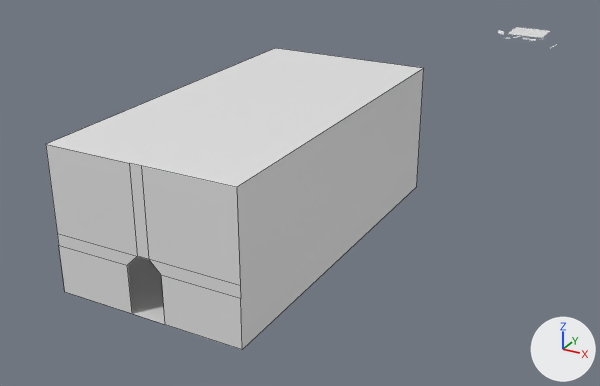
The Blender file Assets/Models/Environment/Scenes/Tutorial/tutorial_facilityRoomPushing.blend, before and after one commit.
One viewpoint serves both versions: a 50 mm camera at (34.3, -144.8, 32.4) aimed at (-10.1, -63.9, -8.0). The lights are fixed; the arrows at lower right show +X, +Y and +Z. Mesh edges are drawn as thin lines on the coarser meshes.

Objects in the first picture: 'Room'.
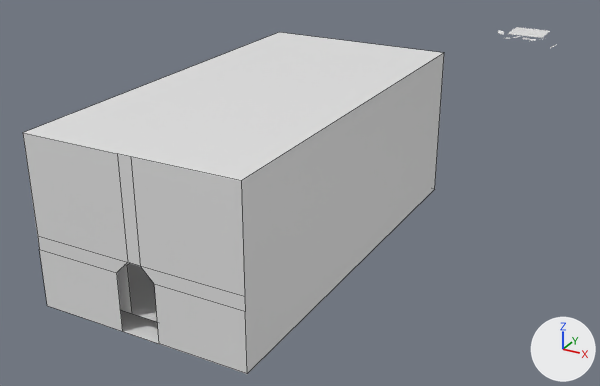
The change, as a list of edits to the scene's bpy script:
```text
Change me_cube_001:
    used by ob_room; location = (0.0, -89.0, 0.0)
    remove me_cube_001.from_pydata(...)  # 20 vertices, 11 faces; spans x -8.0..8.0, y -16.0..16.0, z 0.0..12.0
    add me_cube_001.from_pydata(...)  # 40 vertices, 22 faces; spans x -9.0..9.0, y -17.0..18.6, z -1.0..13.0
    me_cube_001 part 1: a new loose piece of 20 vertices spanning x -9.0..9.0, y -17.0..18.6, z -1.0..13.0, in mat_tile (white #e7e7e7)
```

Location of each change, (x1, y1, x2, y2) in pixels of the pictures (600 x 386 px):
'Room', reshaped (11% wider, 13% taller)
    before: (46, 48, 424, 350)
    after: (23, 32, 444, 374)
part 1 of me_cube_001, added
    after: (23, 32, 444, 374)
